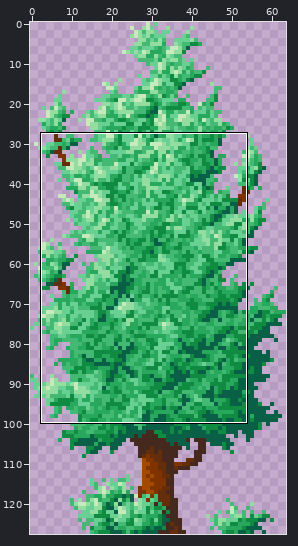
Sprite sheet, stored at Assets/Arts/Tree.png. Above: a wide view before the commit, with the close-up outlined.
Close-up. Before the edit:
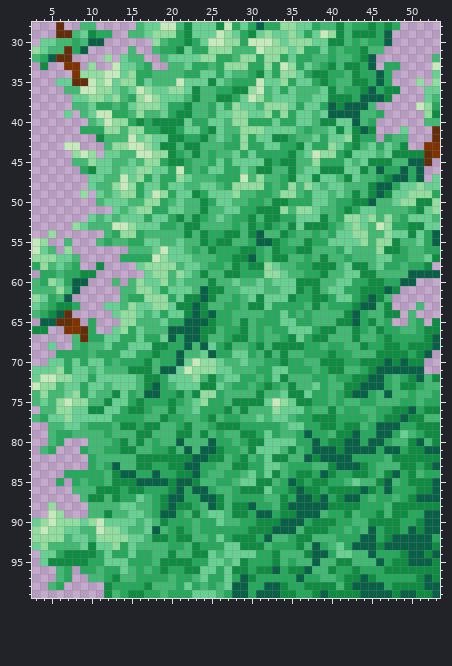
The file is 64x128 pixels. Shown: x 3..53, y 28..99. The commit also changed other parts of the picture, which this record leaves out.
Once edited:
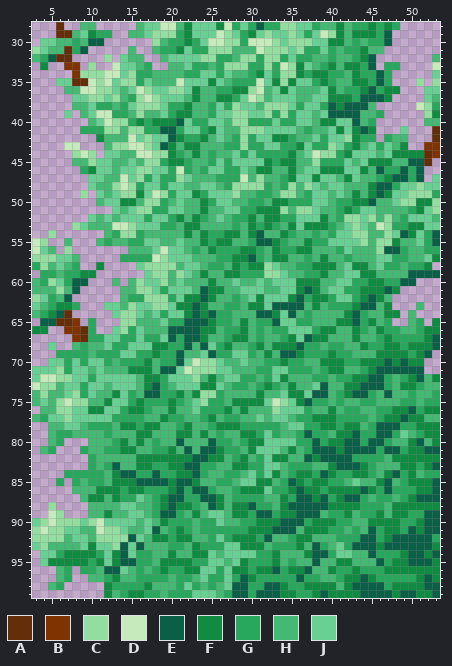
Palette (. is transparent): A #652e0b  B #7e3300  C #92dd9f  D #c7eabd  E #0a6047  F #108c42  G #28a85c  H #44b973  J #69d093
Changes in this commit:
Colour H becomes colour B in row 67 at x 8.
Colour F becomes colour E in row 40 at x 21; in row 41 at x 19 to 20; in row 42 at x 20; in row 43 at x 19; in row 56 at x 47 to 48; in row 68 at x 36.
Colour F becomes colour E in row 69 at x 34; in row 75 at x 37.
Colour G becomes colour E in row 61 at x 37; in row 62 at x 36; in row 63 at x 33 to 36; in row 64 at x 32 and 35; in row 65 at x 33; in row 67 at x 37.
Colour G becomes colour E in row 73 at x 39; in row 74 at x 38 to 39; in rows 93 to 94 at x 14; in row 95 at x 15; in row 96 at x 12 to 13.
Colour H becomes colour E in row 64 at x 31; in row 69 at x 35; in row 93 at x 16.
Colour J becomes colour E in row 54 at x 49; in row 92 at x 15; in row 95 at x 14.
Colour G becomes colour F in row 33 at x 36; in row 35 at x 35; in row 36 at x 34; in row 49 at x 16; in row 64 at x 33; in row 94 at x 13.
Colour G becomes colour F in row 95 at x 11.
Colour H becomes colour F in row 50 at x 15; in row 69 at x 36.
Colour J becomes colour F in row 34 at x 36; in row 35 at x 33; in row 50 at x 14; in row 95 at x 13.
